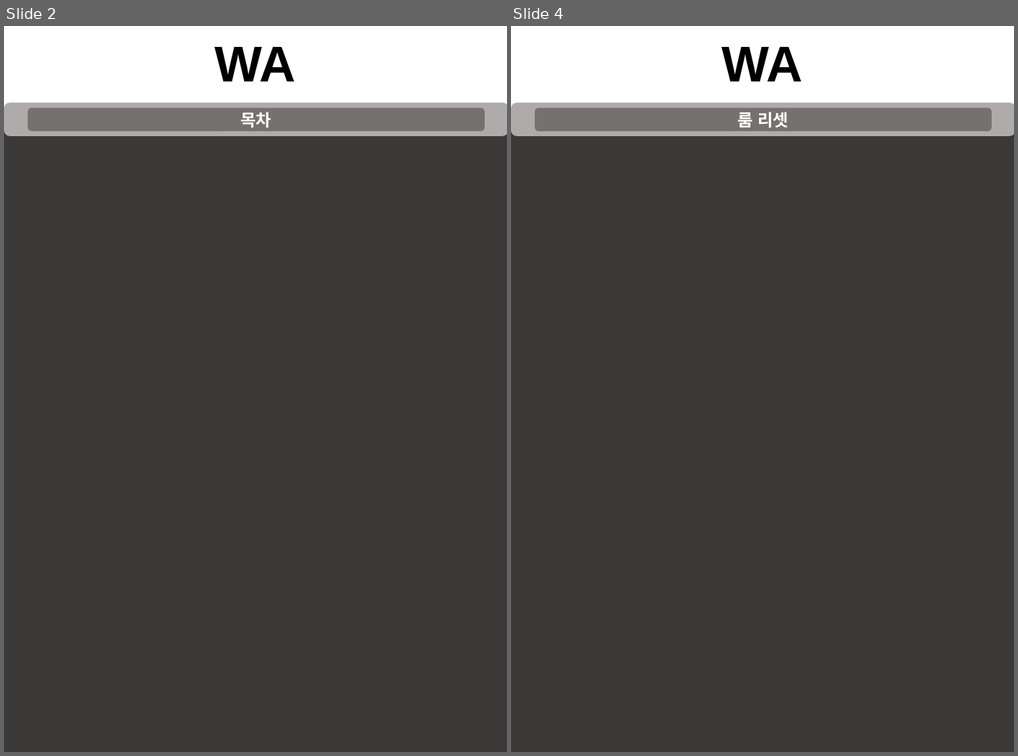
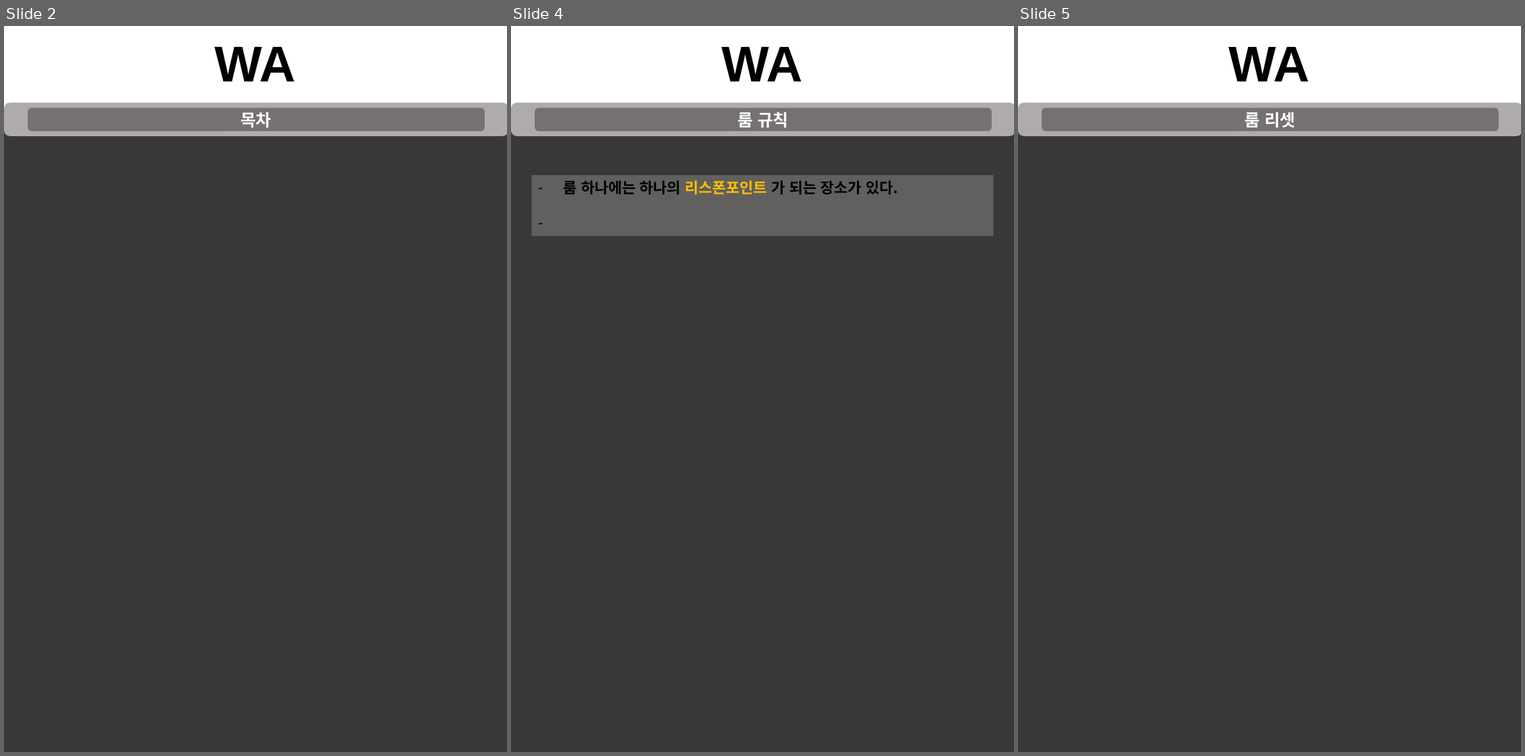
Before and after one commit to taeseongeom/WA, a slide deck: 기획서/신버전/룸 시스템.pptx. Shown side by side, each under a label of ours: slides 2 and 4 before the commit, slides 2, 4 and 5 after it; the slides between them are not shown. The pictures are 1018x756 and 1525x756 pixels, drawn with LibreOffice and Linux fonts; fonts in the diff are those of the drawing. Boxes give left, top, right and bottom in pixels: in the first picture for what was removed or moved away, otherwise in the second. Text is boxed around its words. In the diff, an @@ line names an element or a change of style, - is before the commit and + after.

```diff
--- a/기획서/신버전/룸 시스템.pptx
+++ b/기획서/신버전/룸 시스템.pptx
@@ slide 4 added at [511, 26, 1014, 752], background #FFFFFF @@
@@ text added at [722, 47, 803, 81], 54 pt, text #000000, bold @@
+WA
@@ rectangle added at [511, 108, 1014, 752], fill #3B3838 @@
@@ rounded rectangle added at [511, 102, 1014, 136], fill #AFABAB @@
@@ rounded rectangle added at [535, 108, 991, 131], fill #767171, 18 pt, text #FFFFFF, bold @@
+룸 규칙
@@ rectangle added at [532, 176, 993, 236], fill #FFFFFF at 20% opacity, 16 pt, text #000000, bold @@
+– 룸 하나에는 하나의 리스폰포인트 가 되는 장소가 있다.
@@ what was slide 4 is now slide 5 @@
```
Also in this commit, not shown: 2 slides changed, 1 other slide added, 1 other file.
